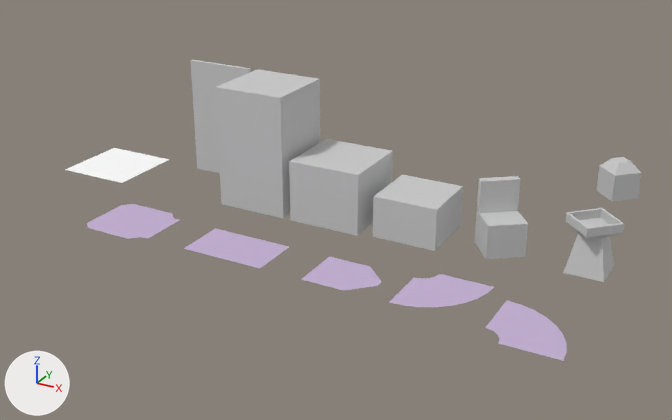
The Blender file meshes/tiles.blend, before and after one commit.
One viewpoint serves both versions: a 50 mm lens placed at (10.82, -12.14, 9.15), pointed at (1.78, 4.29, 0.93). Lighting does not change. The marker at lower left points along +X, +Y and +Z.

The first picture shows 'chair', 'desk', 'empty', 'hamster_cage', 'path_end', 'path_left', 'path_right', 'path_start', 'path_straight', 'pillar', 'small_desk', 'wall'.
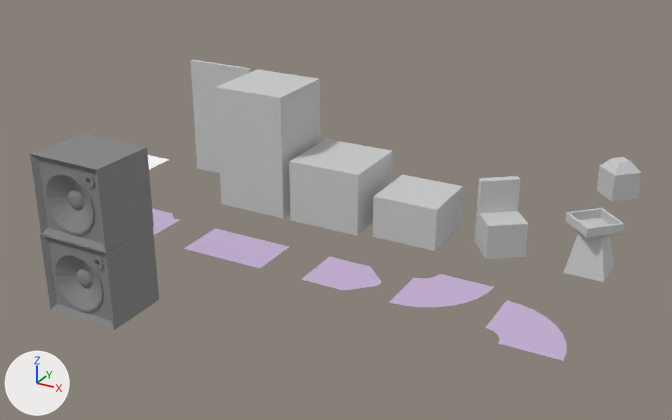
Commit message: Added a giant speaker

Where the change shows, as pixel boxes [x1, y1, x2, y2] in the pictures (672 x 420 px):
'speaker', added: after [30, 133, 159, 330]
'path_start', unchanged, covered by the edit: before [87, 204, 179, 239]; after [152, 209, 179, 235]
'empty', unchanged, covered by the edit: before [65, 148, 170, 183]; after [148, 155, 170, 169]

What changed in the scene script:
```text
Add mat_speaker:
    mat_speaker = diffuse_material('Speaker')
    mat_speaker.base_color = (0.261, 0.261, 0.261)  # grey #8c8c8c
Add me_cube_006:
    me_cube_006.from_pydata(...)  # 346 vertices, 342 faces; spans x -0.82..0.83, y -0.81..0.56, z 0.0..3.24
    me_cube_006.materials.append(mat_speaker)  # grey #8c8c8c
Add ob_speaker:
    ob_speaker = bpy.data.objects.new('speaker', me_cube_006)
    ob_speaker.location = (-1.0, 0.0, 0.0)
```
